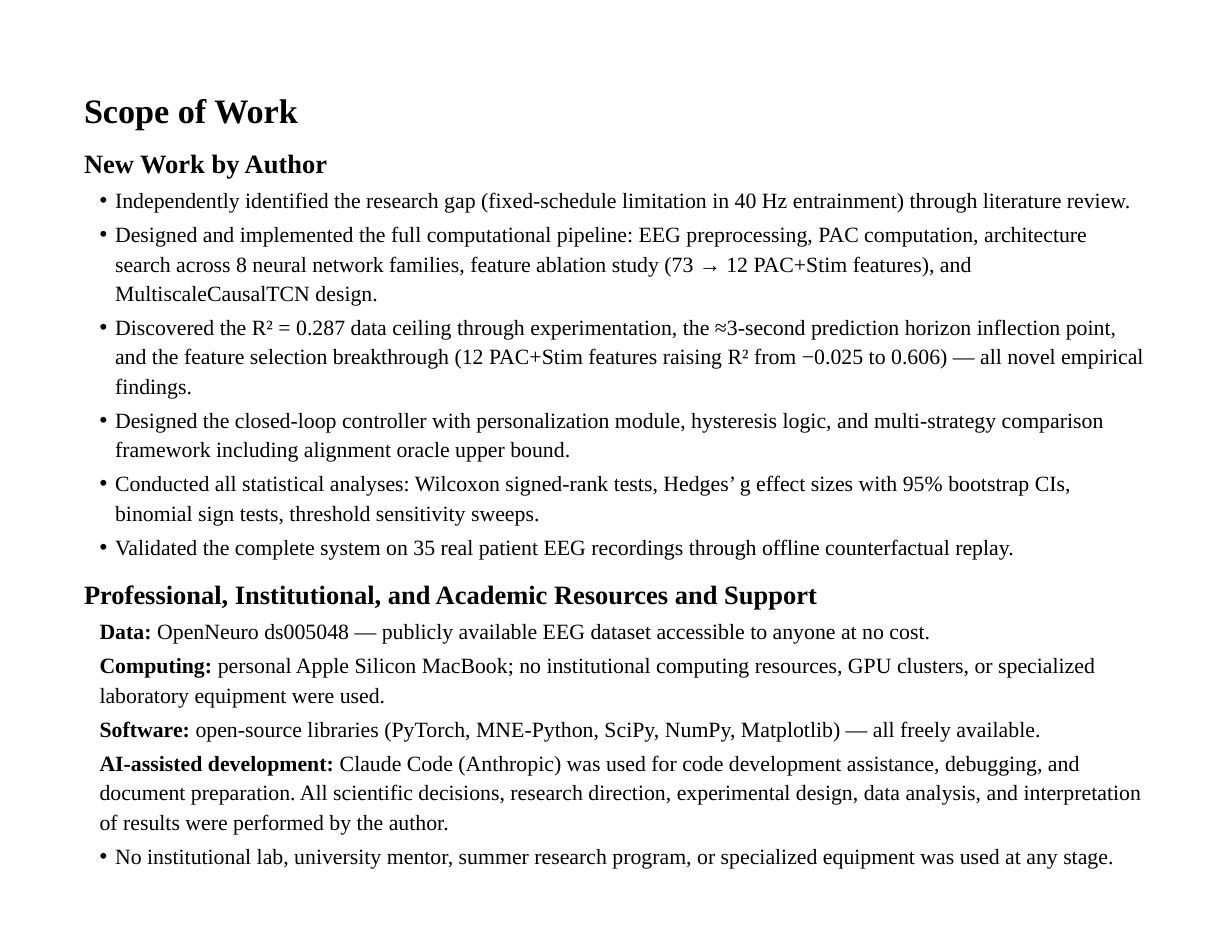
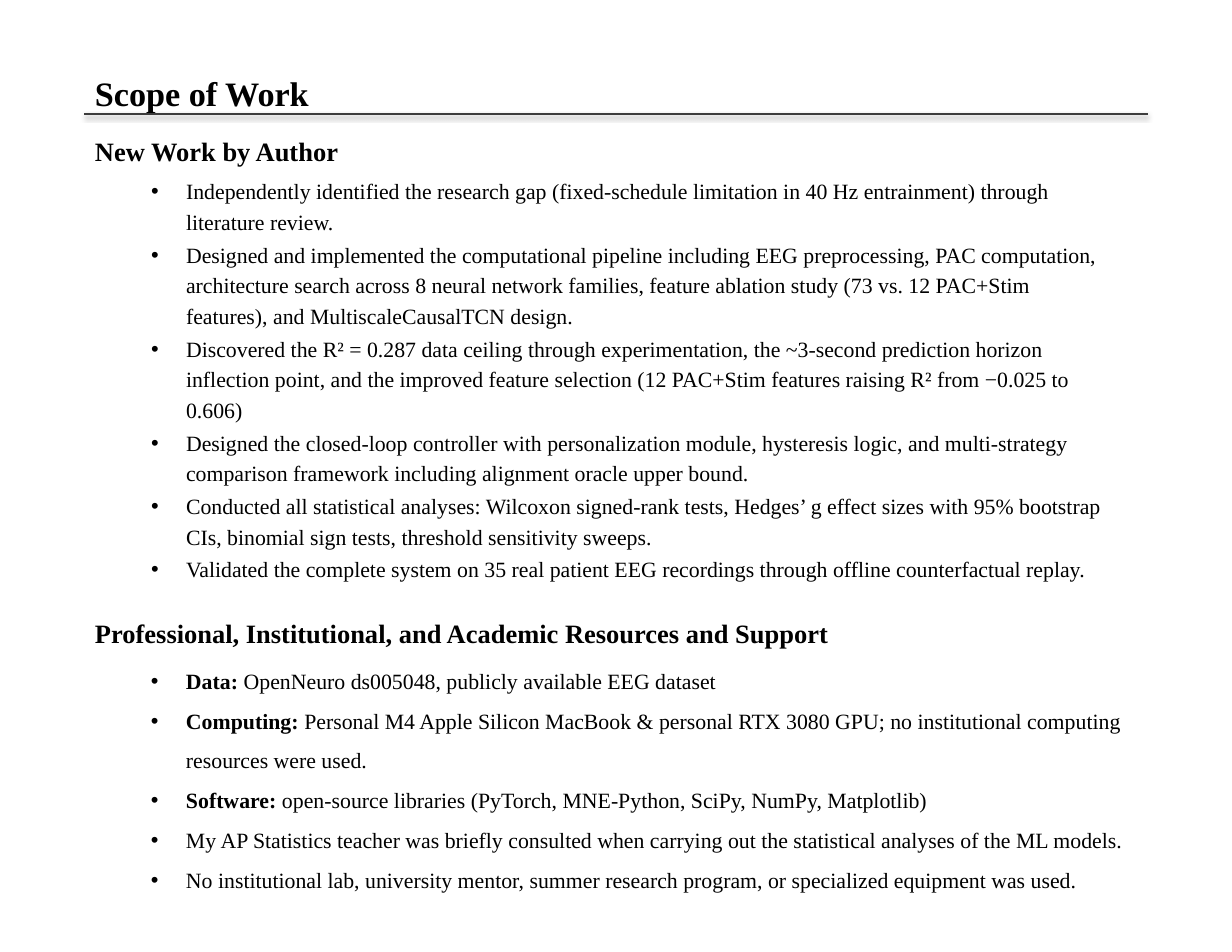
Before and after one commit to amaar-mc/closedloop-40hz-entrainment, a slide deck: slide 12 of CSEF/Presentation/CSEF_2026_Presentation.pptx (slide 11 before the commit). Drawn at 1232x952 pixels with LibreOffice and Linux fonts; fonts in the diff are those of the drawing. Boxes give left, top, right and bottom in pixels: in the first picture for what was removed or moved away, otherwise in the second. Text is boxed around its words. In the diff, an @@ line names an element or a change of style, - is before the commit and + after.

Commit message:
docs(csef): update presentation to final submitted version
Final 13-page presentation submitted to CSEF portal. Includes corrected
Jiao (2025) reference, updated closing sentence, trimmed discussion and
conclusions pages, and 91% oracle targeting gap clarification.

```diff
--- a/CSEF/Presentation/CSEF_2026_Presentation.pptx
+++ b/CSEF/Presentation/CSEF_2026_Presentation.pptx
@@ text "Scope of Work": place and size @@
-text "Scope of Work" at box(84, 99, 298, 131)
+text "Scope of Work" at box(95, 82, 309, 113)
@@ line added from (84, 114) to (1148, 114), #3C3C3C 1 pt @@
@@ text "New Work by Author": place and size @@
-text "New Work by Author" at box(84, 154, 327, 179)
+text "New Work by Author" at box(95, 142, 338, 167)
@@ text "Independently identified the research gap ...": place and size @@
-text "Independently identified the research gap ..." at box(115, 192, 1143, 560)
+text "Independently identified the research gap ..." at box(186, 183, 1100, 582)
@@ text at box(186, 183, 1100, 582): indent changed; line spacing 18.9pt to 19.8pt; less space between paragraphs @@
@@ text at box(186, 248, 1095, 423): text changed @@
-• Designed and implemented the full computational pipeline: EEG preprocessing, PAC computation, architecture search across 8 neural network families, feature ablation study (73 → 12 PAC+Stim features), and MultiscaleCausalTCN design.
-• Discovered the R² = 0.287 data ceiling through experimentation, the ≈3-second prediction horizon inflection point, and the feature selection breakthrough (12 PAC+Stim features raising R² from −0.025 to 0.606) — all novel empirical findings.
+• Designed and implemented the computational pipeline including EEG preprocessing, PAC computation, architecture search across 8 neural network families, feature ablation study (73 vs. 12 PAC+Stim features), and MultiscaleCausalTCN design.
+• Discovered the R² = 0.287 data ceiling through experimentation, the ~3-second prediction horizon inflection point, and the improved feature selection (12 PAC+Stim features raising R² from −0.025 to 0.606)
@@ less space between paragraphs in 3 elements at box(95, 82, 309, 113), box(95, 142, 338, 167), box(95, 624, 828, 649) @@
@@ text "Professional, Institutional, and Academic Resources ...": place and size @@
-text "Professional, Institutional, and Academic Resources ..." at box(84, 585, 817, 610)
+text "Professional, Institutional, and Academic Resources ..." at box(95, 624, 828, 649)
@@ text at box(186, 674, 1121, 893): text changed @@
-• Data: OpenNeuro ds005048 — publicly available EEG dataset accessible to anyone at no cost.
-• Computing: personal Apple Silicon MacBook; no institutional computing resources, GPU clusters, or specialized laboratory equipment were used.
-• Software: open-source libraries (PyTorch, MNE-Python, SciPy, NumPy, Matplotlib) — all freely available.
-• AI-assisted development: Claude Code (Anthropic) was used for code development assistance, debugging, and document preparation. All scientific decisions, research direction, experimental design, data analysis, and interpretation of results were performed by the author.
-• No institutional lab, university mentor, summer research program, or specialized equipment was used at any stage.
+• Data: OpenNeuro ds005048, publicly available EEG dataset
+• Computing: Personal M4 Apple Silicon MacBook & personal RTX 3080 GPU; no institutional computing resources were used.
+• Software: open-source libraries (PyTorch, MNE-Python, SciPy, NumPy, Matplotlib)
+• My AP Statistics teacher was briefly consulted when carrying out the statistical analyses of the ML models.
+• No institutional lab, university mentor, summer research program, or specialized equipment was used.
```
Also in this commit, not shown: 11 other slides changed, 1 slide added, 1 other file.
